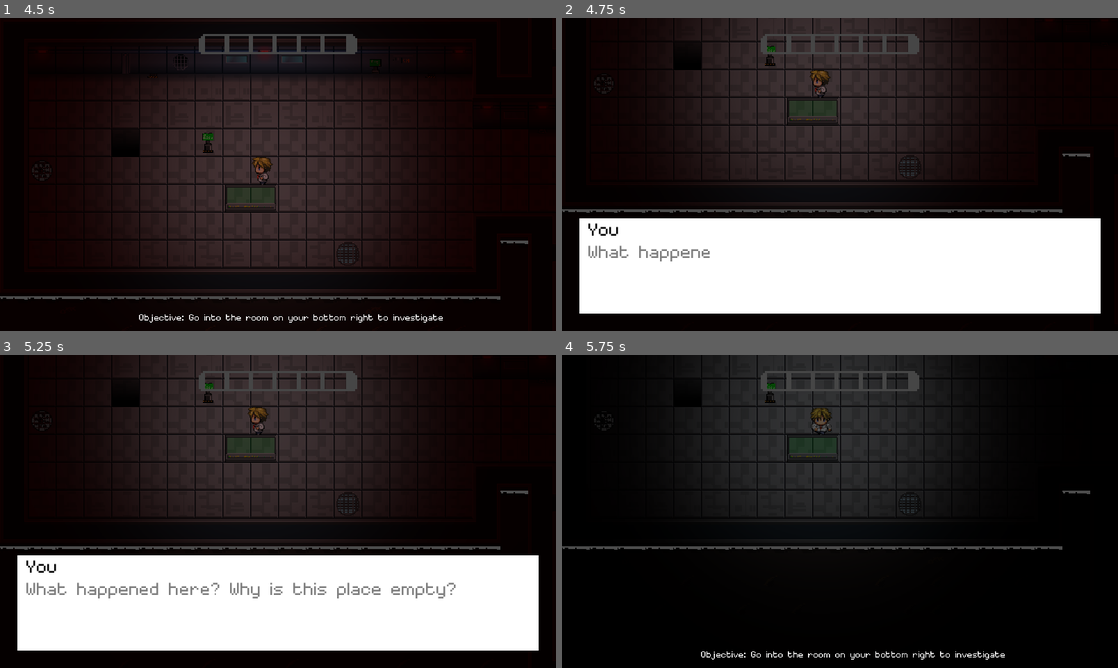
Above: before the commit, frames 1-4 (two rows, left to right).
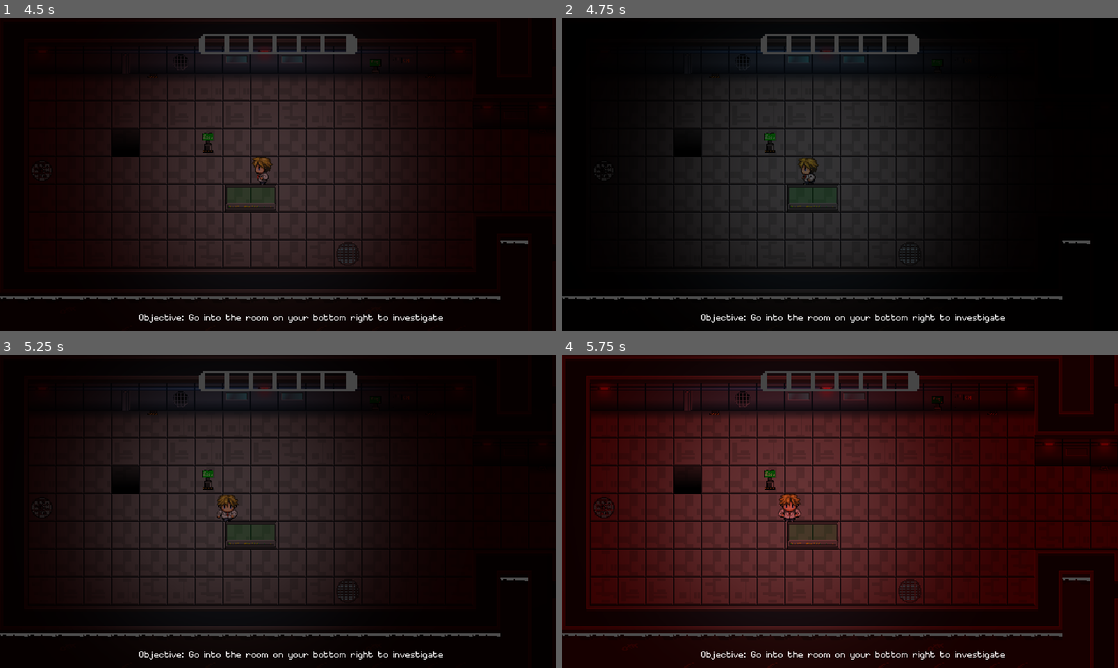
Above: after the commit, the same moments.

Repository: hritsh/minima
Game: Godot game, scene res://Scenes/Cutscene.tscn
The game is run twice, just before and just after one commit, with the same random seed, the same clock (stepped at 60 frames per second) and the same inputs. Video files are missing from this copy of the repository; at most half a second of black plays in their place.
Inputs:
- Up to frame 1 (4.5 s): tap Enter at 0.5, 0.8, 1.35, 2.3, 2.85, 3.8, 4.25, 4.35 s; hold Right (ui_right) 0.53-1.28 s; tap B at 0.6, 1.55, 2.1, 3.05, 3.6 s; hold Down (ui_down) 1.28-2.03 s; hold Right (ui_right) 2.03-2.78 s; hold Up (ui_up) 2.78-3.53 s; hold Left (ui_left) from 3.53 s (still down)
- Up to frame 2 (4.75 s): keep holding Left (ui_left); tap B at 4.55 s
- Up to frame 3 (5.25 s): release Left (ui_left) at 5.03 s; hold Down (ui_down) from 5.03 s (still down); tap B at 5.1 s
- Up to frame 4 (5.75 s): keep holding Down (ui_down); tap Enter at 5.3 s

Frame 1 is identical in both runs. In frame 2, 43% of the frame differs, in the area x 0-99%, y 0-98%; in frame 3, 42%; in frame 4, 68%, in the area x 0-100%, y 0-100%.

Commit message:
Fixed Dialogue Bug (Hopefully last one)

Diff:
--- a/GUI/DialoguePopup.gd
+++ b/GUI/DialoguePopup.gd
@@ -46,16 +46,18 @@
 
 func _input(event):
 	if event is InputEventKey:
-		if event.scancode == KEY_A:
-			set_process_input(false)
-			npc.talk("A")
-		elif event.scancode == KEY_B:
-			set_process_input(false)
-			npc.talk("B")
-		elif event.scancode == KEY_ENTER and player.position.x < 360:
-			set_process_input(true)
-			var inventory = get_tree().root.get_node("Root/HUD/Inventory")
-			var objective = get_tree().root.get_node("Root/HUD/Objective")
-			inventory.visible = true
-			objective.visible = true
-			close()
+		if player.position.x > 360:
+			if event.scancode == KEY_A:
+				set_process_input(false)
+				npc.talk("A")
+			elif event.scancode == KEY_B:
+				set_process_input(false)
+				npc.talk("B")
+		else:
+			if event.scancode == KEY_ENTER:
+				set_process_input(true)
+				var inventory = get_tree().root.get_node("Root/HUD/Inventory")
+				var objective = get_tree().root.get_node("Root/HUD/Objective")
+				inventory.visible = true
+				objective.visible = true
+				close()
Not shown, changed: .DS_Store
Not shown, changed: Build.zip
Not shown, changed: Build/.DS_Store
Not shown, changed: Build/MarsRPG.pck
Not shown, changed: Build/index.html
